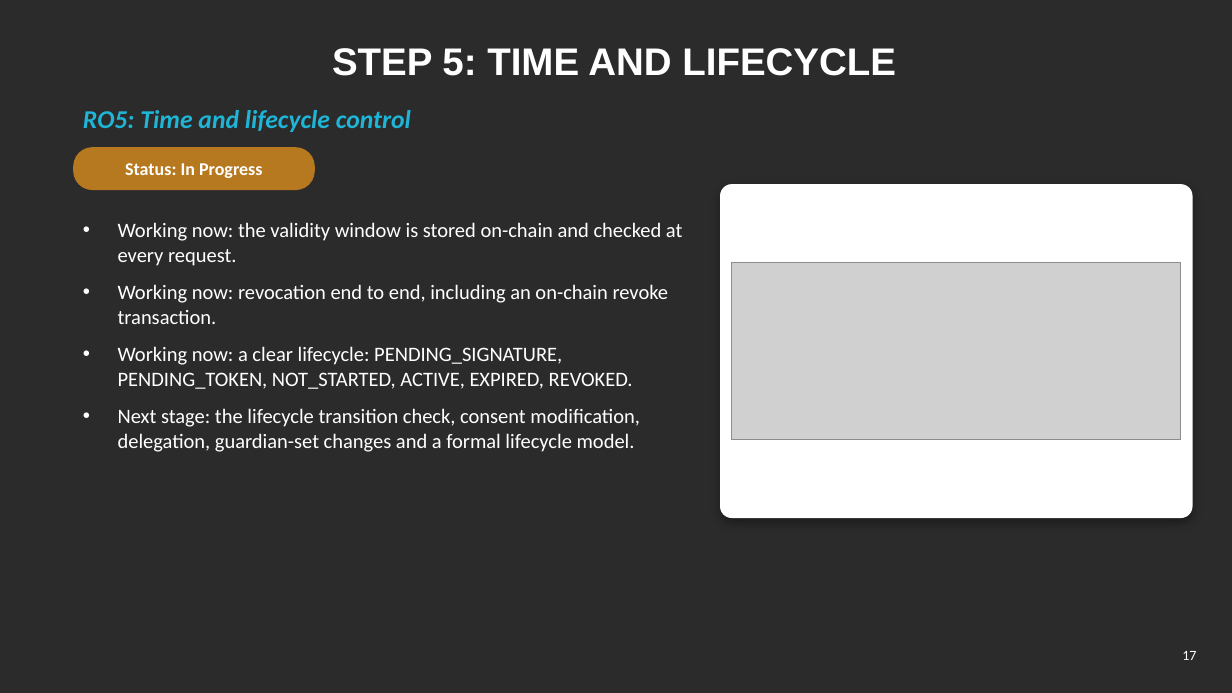
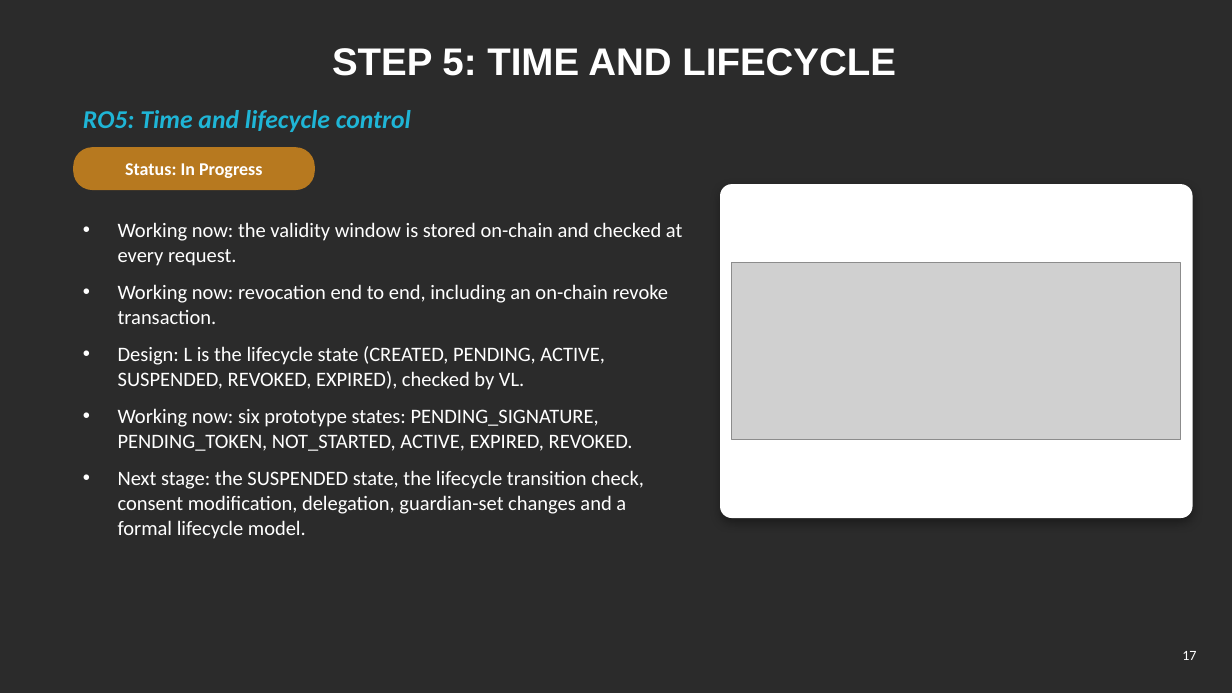
Before and after one commit to yasir12345678900/HealthRWA-Sepolia-Personal-try, a slide deck: slide 17 of docs/Yasir_Candidature_Reassessment_Slides_Simple.pptx. Drawn at 1232x693 pixels with LibreOffice and Linux fonts; fonts in the diff are those of the drawing; grey boxes stand for pictures; background and template pictures are left out; a plain dark background stands for a picture behind light text. Boxes give left, top, right and bottom in pixels: in the first picture for what was removed or moved away, otherwise in the second. Text is boxed around its words. In the diff, an @@ line names an element or a change of style, - is before the commit and + after.

```diff
--- a/docs/Yasir_Candidature_Reassessment_Slides_Simple.pptx
+++ b/docs/Yasir_Candidature_Reassessment_Slides_Simple.pptx
@@ text at (118,346,644,539): text changed @@
-• Working now: a clear lifecycle: PENDING_SIGNATURE, PENDING_TOKEN, NOT_STARTED, ACTIVE, EXPIRED, REVOKED.
-• Next stage: the lifecycle transition check, consent modification, delegation, guardian-set changes and a formal lifecycle model.
+• Design: L is the lifecycle state (CREATED, PENDING, ACTIVE, SUSPENDED, REVOKED, EXPIRED), checked by VL.
+• Working now: six prototype states: PENDING_SIGNATURE, PENDING_TOKEN, NOT_STARTED, ACTIVE, EXPIRED, REVOKED.
+• Next stage: the SUSPENDED state, the lifecycle transition check, consent modification, delegation, guardian-set changes and a formal lifecycle model.
```
Also in this commit, not shown: 17 other slides changed, 16 other files.
